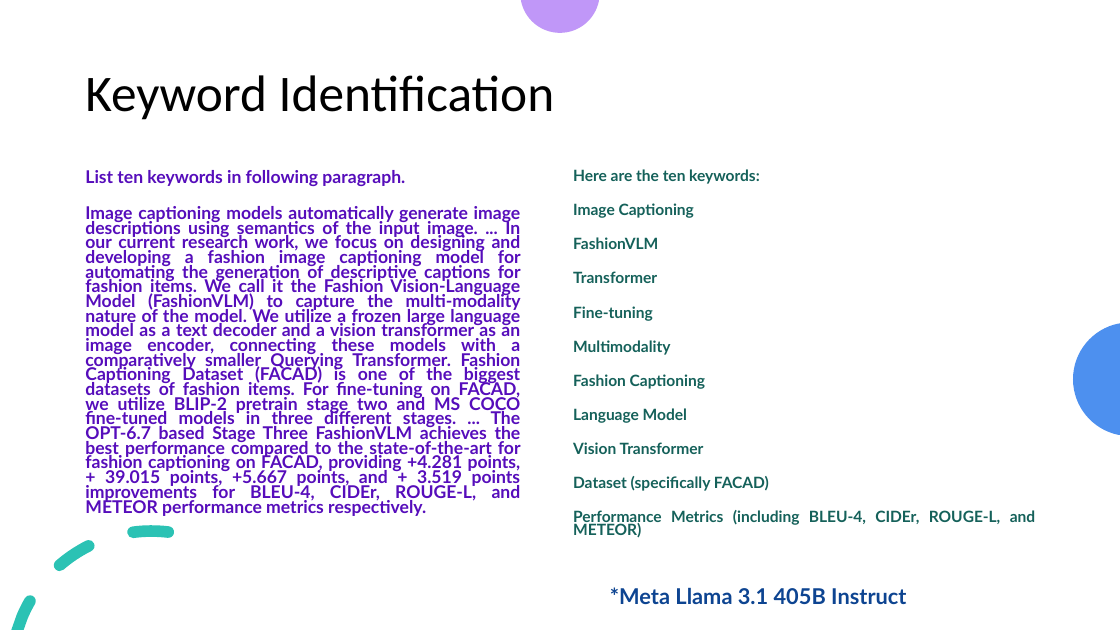
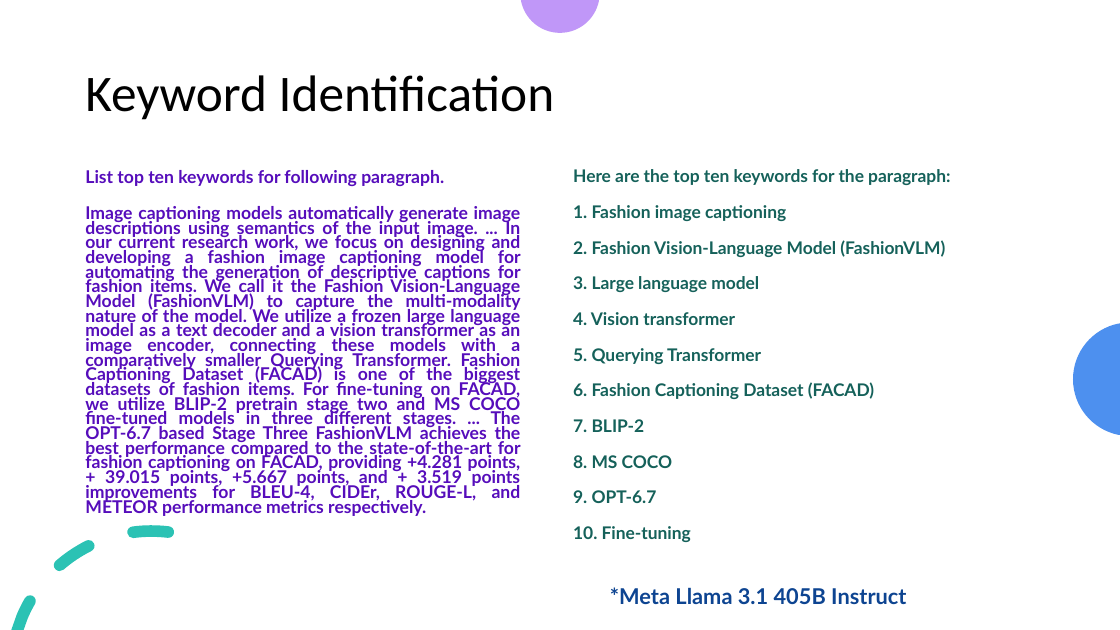
Before and after one commit to look4pritam/LargeLanguageModels, a slide deck: slide 33 of Presentations/CTTC-2024/Introduction_to_Large_Language_Models-From_Foundation_to_Real_World_Applications.pptx. Drawn at 1120x630 pixels with LibreOffice and Linux fonts; fonts in the diff are those of the drawing. Boxes give left, top, right and bottom in pixels: in the first picture for what was removed or moved away, otherwise in the second. Text is boxed around its words. In the diff, an @@ line names an element or a change of style, - is before the commit and + after.

```diff
--- a/Presentations/CTTC-2024/Introduction_to_Large_Language_Models-From_Foundation_to_Real_World_Applications.pptx
+++ b/Presentations/CTTC-2024/Introduction_to_Large_Language_Models-From_Foundation_to_Real_World_Applications.pptx
@@ text at bbox=[85, 170, 444, 186]: text changed @@
-List ten keywords in following paragraph.
+List top ten keywords for following paragraph.
@@ text at bbox=[573, 169, 950, 542]: text changed; size 10 to 11.2 pt @@
-Here are the ten keywords:
-Image Captioning
-FashionVLM
-Transformer
-Fine-tuning
-Multimodality
-Fashion Captioning
-Language Model
-Vision Transformer
-Dataset (specifically FACAD)
-Performance Metrics (including BLEU-4, CIDEr, ROUGE-L, and METEOR)
+Here are the top ten keywords for the paragraph:
+1. Fashion image captioning
+2. Fashion Vision-Language Model (FashionVLM)
+3. Large language model
+4. Vision transformer
+5. Querying Transformer
+6. Fashion Captioning Dataset (FACAD)
+7. BLIP-2
+8. MS COCO
+9. OPT-6.7
+10. Fine-tuning
```
Also in this commit, not shown: 2 other slides changed, 1 other file.
